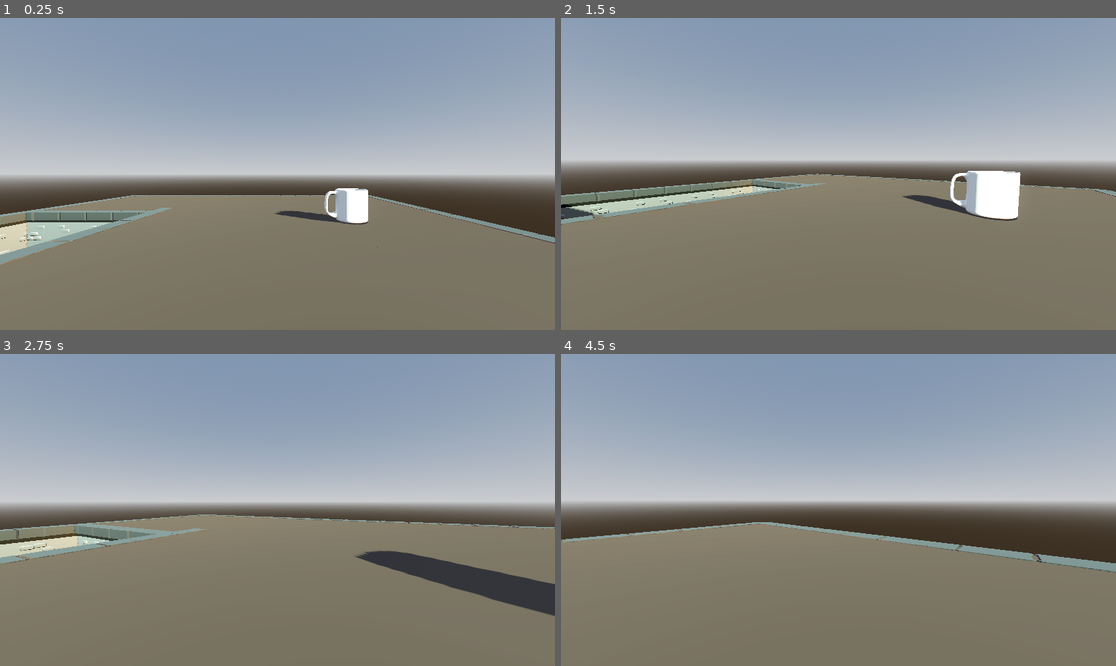
Above: before the commit, frames 1-4 (two rows, left to right).
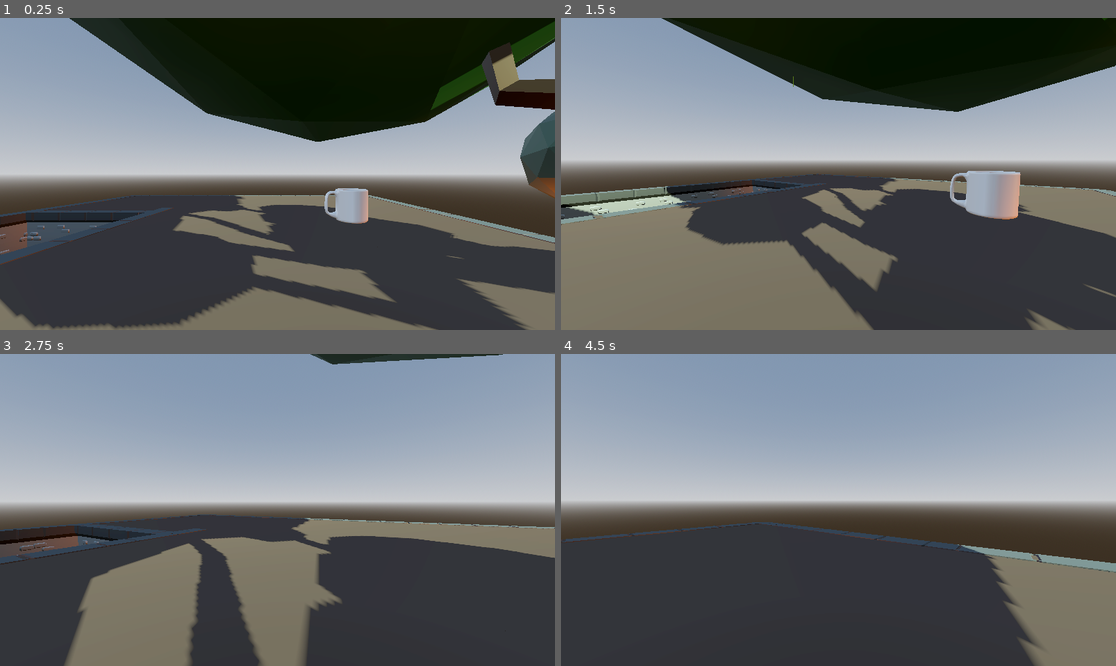
Above: after the commit, the same moments.

Repository: SleepingSeaSloth/JB-3DFolder
Game: Godot game, scene res://node_3d.tscn
The game is run twice, just before and just after one commit, with the same random seed, the same clock (stepped at 60 frames per second) and the same inputs.
Inputs (mouse positions are in pixels of both pictures, inside the frame that each line leads up to):
- Up to frame 1 (0.25 s): no input
- Up to frame 2 (1.5 s): tap Enter (ui_accept) at 0.5, 0.77 s; move the mouse to (960, 158) at 0.52 s; hold Right (ui_right) 0.53-1.28 s; click (960, 158) at 0.67 s; move the mouse to (810, 174) at 1.27 s; hold Up (ui_up) from 1.28 s (still down)
- Up to frame 3 (2.75 s): keep holding Up (ui_up); tap Enter (ui_accept) at 1.52 s; move the mouse to (288, 503) at 2.02 s
- Up to frame 4 (4.5 s): keep holding Up (ui_up); move the mouse to (832, 516) at 2.77 s; click (832, 516) at 2.92 s; tap Enter (ui_accept) at 3.02, 3.77 s; move the mouse to (877, 513) at 3.52 s; move the mouse to (794, 506) at 4.27 s

The runs differ from the first frame. In frame 1, 54% of the frame differs, in the area x 0-100%, y 0-100%; in frame 2, 42%; in frame 3, 29%; in frame 4, 35%.

Commit message:
Added Tree Model and Leaf effects

Diff:
--- /dev/null
+++ b/bendana-john-bryan-a-short-walk/BuildC/AtemptLight.tscn
@@ -0,0 +1,14 @@
+[gd_scene format=3 uid="uid://cmem8mqpquv4x"]
+
+[sub_resource type="BoxShape3D" id="BoxShape3D_7soym"]
+size = Vector3(3.5760498, 0.001, 1.0219727)
+
+[node name="Node3D" type="Node3D" unique_id=1923265758]
+
+[node name="StaticBody3D" type="StaticBody3D" parent="." unique_id=258390092]
+transform = Transform3D(1, 0, 0, 0, 1, 0, 0, 0, 1.5977845, 0, 0, 0)
+collision_mask = 8
+
+[node name="CollisionShape3D" type="CollisionShape3D" parent="StaticBody3D" unique_id=954915963]
+transform = Transform3D(-0.07924212, 0.9968554, 0, -0.9968554, -0.07924212, 0, 0, 0, 1, 0.10206582, 1.7362858, 0.010986328)
+shape = SubResource("BoxShape3D_7soym")
--- /dev/null
+++ b/bendana-john-bryan-a-short-walk/BuildC/collission_pt.tscn
@@ -0,0 +1,62 @@
+[gd_scene format=3 uid="uid://ckqgpuctknpus"]
+
+[ext_resource type="PackedScene" uid="uid://bqxne5upxhfhg" path="res://BuildC/PolyTree.glb" id="1_jk1wn"]
+
+[sub_resource type="CylinderShape3D" id="CylinderShape3D_5xos8"]
+height = 2.378418
+
+[sub_resource type="CapsuleShape3D" id="CapsuleShape3D_vgooa"]
+
+[node name="CollissionPT" type="Node3D" unique_id=568420980]
+
+[node name="PolyTree" parent="." unique_id=493872325 instance=ExtResource("1_jk1wn")]
+
+[node name="StaticBody3D" type="StaticBody3D" parent="." unique_id=1534213630]
+
+[node name="CollisionShape3D" type="CollisionShape3D" parent="StaticBody3D" unique_id=1713179283]
+transform = Transform3D(1.0217072, -2.524406, 0, 2.2762692, 1.1330836, 0, 0, 0, 2.9385412, 0.13304341, 0.99655807, -0.1222187)
+shape = SubResource("CylinderShape3D_5xos8")
+
+[node name="CollisionShape3D4" type="CollisionShape3D" parent="StaticBody3D" unique_id=874685416]
+transform = Transform3D(-0.48076412, 0.8044902, 1.3310182, 1.3953419, 0.4704084, 0, -0.401397, 0.67168075, -1.5941964, -1.9989964, 0.01889503, -1.3544661)
+shape = SubResource("CylinderShape3D_5xos8")
+
+[node name="CollisionShape3D5" type="CollisionShape3D" parent="StaticBody3D" unique_id=47731818]
+transform = Transform3D(0.06176904, -0.103361726, 2.0666685, 1.3953418, 0.47040835, 0, -0.6232481, 1.042917, 0.20482409, -3.2888217, 4.074083, 0.6212033)
+shape = SubResource("CylinderShape3D_5xos8")
+
+[node name="CollisionShape3D2" type="CollisionShape3D" parent="StaticBody3D" unique_id=2059038945]
+transform = Transform3D(-0.15438618, 0.18609889, 2.235519, 1.7747517, 0.43100148, 4.0478265e-15, -0.7814966, 0.9420253, -0.44163093, 0.276896, 0.11926556, -2.7662582)
+shape = SubResource("CylinderShape3D_5xos8")
+
+[node name="CollisionShape3D3" type="CollisionShape3D" parent="StaticBody3D" unique_id=711148276]
+transform = Transform3D(-0.15070157, 1.1301092, 0.43597224, 0.5324193, 0.17836434, 0.15706007, 0.050921224, 1.4796289, -0.35191932, -1.2526023, -0.07779157, -5.5716877)
+shape = SubResource("CylinderShape3D_5xos8")
+
+[node name="CollisionShape3D6" type="CollisionShape3D" parent="StaticBody3D" unique_id=1878102405]
+transform = Transform3D(1.9294293, 0.6839933, 0.11148223, 0, -0.27605495, 1.7001015, 0.8498135, -1.5529487, -0.253111, 0.13219988, 8.971393, 1.7686505)
+shape = SubResource("CapsuleShape3D_vgooa")
+
+[node name="CollisionShape3D7" type="CollisionShape3D" parent="StaticBody3D" unique_id=385651383]
+transform = Transform3D(1.9294293, 0.6839933, 0.11148223, 0, -0.27605495, 1.7001015, 0.8498135, -1.5529487, -0.253111, -1.8607379, 8.756985, -5.6559577)
+shape = SubResource("CapsuleShape3D_vgooa")
+
+[node name="CollisionShape3D8" type="CollisionShape3D" parent="StaticBody3D" unique_id=560378023]
+transform = Transform3D(1.9294293, 0.6839933, 0.11148223, 0, -0.27605495, 1.7001015, 0.8498135, -1.5529487, -0.253111, -6.041012, 6.7459745, -5.6559577)
+shape = SubResource("CapsuleShape3D_vgooa")
+
+[node name="CollisionShape3D9" type="CollisionShape3D" parent="StaticBody3D" unique_id=771345494]
+transform = Transform3D(1.9294293, 0.6839933, 0.11148223, 0, -0.27605495, 1.7001015, 0.8498135, -1.5529487, -0.253111, -3.4623985, 10.9201145, 7.707434)
+shape = SubResource("CapsuleShape3D_vgooa")
+
+[node name="CollisionShape3D10" type="CollisionShape3D" parent="StaticBody3D" unique_id=1754114570]
+transform = Transform3D(-1.7131352, 1.2559891, 0.6637323, 0.32339838, -0.9692622, 1.3317162, 1.9517181, 1.2630601, 0.36193165, -3.0766287, 13.168301, -3.2739797)
+shape = SubResource("CapsuleShape3D_vgooa")
+
+[node name="CollisionShape3D11" type="CollisionShape3D" parent="StaticBody3D" unique_id=2093567633]
+transform = Transform3D(-9.301327, -1.229347, -0.051358223, -0.22295167, 0.17085789, 4.264342, -2.6094303, 4.367416, -0.18128176, -11.023998, 15.781171, 4.8587604)
+shape = SubResource("CapsuleShape3D_vgooa")
+
+[node name="CollisionShape3D12" type="CollisionShape3D" parent="StaticBody3D" unique_id=96603795]
+transform = Transform3D(-11.056577, -8.75991, 0.07632607, -0.39517492, 0.43170178, 5.504113, -13.074497, 7.394857, -0.23090687, -15.969194, 14.753007, -6.376788)
+shape = SubResource("CapsuleShape3D_vgooa")
--- /dev/null
+++ b/bendana-john-bryan-a-short-walk/LeafFall.tscn
@@ -0,0 +1,41 @@
+[gd_scene format=3 uid="uid://b2ri3ux0b2vwu"]
+
+[ext_resource type="Texture2D" uid="uid://dqbuseft1c8r2" path="res://BuildC/Screenshot 2026-03-16 234802.png" id="1_k7fa2"]
+
+[sub_resource type="ParticleProcessMaterial" id="ParticleProcessMaterial_47v4n"]
+particle_flag_rotate_y = true
+emission_shape = 1
+emission_sphere_radius = 1.0
+angle_min = -464.5
+angle_max = 379.40002
+direction = Vector3(1, 0, 1)
+initial_velocity_max = 0.5
+angular_velocity_min = -309.68002
+angular_velocity_max = 77.41998
+gravity = Vector3(0, -0.5, 0)
+radial_accel_min = -5.000002
+radial_accel_max = 4.9999976
+tangential_accel_min = -1.0700022
+tangential_accel_max = 1.0699978
+
+[sub_resource type="StandardMaterial3D" id="StandardMaterial3D_h12jx"]
+transparency = 2
+alpha_scissor_threshold = 0.9
+alpha_antialiasing_mode = 0
+albedo_texture = ExtResource("1_k7fa2")
+
+[sub_resource type="PlaneMesh" id="PlaneMesh_dwxvi"]
+material = SubResource("StandardMaterial3D_h12jx")
+size = Vector2(0.35, 0.35)
+orientation = 2
+
+[node name="LeafFall" type="Node3D" unique_id=1914437961]
+
+[node name="GPUParticles3D" type="GPUParticles3D" parent="." unique_id=1842058977]
+transform = Transform3D(3.2995532, 0, 0, 0, 2.235045, 0, 0, 0, 3.9279013, 0, 0, 0)
+amount = 25
+lifetime = 7.5
+randomness = 0.5
+trail_lifetime = 1.78
+process_material = SubResource("ParticleProcessMaterial_47v4n")
+draw_pass_1 = SubResource("PlaneMesh_dwxvi")
--- a/bendana-john-bryan-a-short-walk/node_3d.tscn
+++ b/bendana-john-bryan-a-short-walk/node_3d.tscn
@@ -32,6 +32,9 @@
 [ext_resource type="PackedScene" uid="uid://dpbnxbhxf8y4d" path="res://BuildC/roof.tscn" id="31_1q667"]
 [ext_resource type="PackedScene" uid="uid://dbvpdsdfo5jnp" path="res://BuildC/chair_s.tscn" id="31_pb8dk"]
 [ext_resource type="PackedScene" uid="uid://bm82js7siwjvp" path="res://stanleypmug2.glb" id="32_ype4i"]
+[ext_resource type="PackedScene" uid="uid://bqxne5upxhfhg" path="res://BuildC/PolyTree.glb" id="33_riyl1"]
+[ext_resource type="PackedScene" uid="uid://b2ri3ux0b2vwu" path="res://LeafFall.tscn" id="34_pb8dk"]
+[ext_resource type="PackedScene" uid="uid://ckqgpuctknpus" path="res://BuildC/collission_pt.tscn" id="35_2mu51"]
 
 [sub_resource type="StandardMaterial3D" id="StandardMaterial3D_noarx"]
 transparency = 1
@@ -1210,3 +1213,19 @@
 
 [node name="stanleypmug3" parent="." unique_id=997328914 instance=ExtResource("32_ype4i")]
 transform = Transform3D(1, 0, 0, 0, 1, 0, 0, 0, 1, 8.307523, 5.2460527, -10.008047)
+
+[node name="PolyTree" parent="." unique_id=493872325 instance=ExtResource("33_riyl1")]
+transform = Transform3D(1, 0, 0, 0, 1.2, 0, 0, 0, 1, 21.40219, 0.9543104, 1.4804716)
+visible = false
+
+[node name="LeafFall" parent="." unique_id=1914437961 instance=ExtResource("34_pb8dk")]
+transform = Transform3D(1, 0, 0, 0, 1, 0, 0, 0, 1, 4.5748663, 11.934584, -3.207428)
+
+[node name="LeafFall2" parent="." unique_id=1344180621 instance=ExtResource("34_pb8dk")]
+transform = Transform3D(1, 0, 0, 0, 1, 0, 0, 0, 1, 9.695826, 13.550984, 5.844986)
+
+[node name="LeafFall4" parent="." unique_id=1541977784 instance=ExtResource("34_pb8dk")]
+transform = Transform3D(1, 0, 0, 0, 1, 0, 0, 0, 1, -1.4513426, 16.541302, -12.692924)
+
+[node name="CollissionPT" parent="." unique_id=568420980 instance=ExtResource("35_2mu51")]
+transform = Transform3D(1, 0, 0, 0, 1.2, 0, 0, 0, 1, 21.249657, 0.7861328, 0.99985814)
Binary file added: bendana-john-bryan-a-short-walk/BuildC/PolyTree.glb
Not shown, added: bendana-john-bryan-a-short-walk/BuildC/PolyTree.glb.import
Binary file added: bendana-john-bryan-a-short-walk/BuildC/Screenshot 2026-03-16 234802.png
Not shown, added: bendana-john-bryan-a-short-walk/BuildC/Screenshot 2026-03-16 234802.png.import
